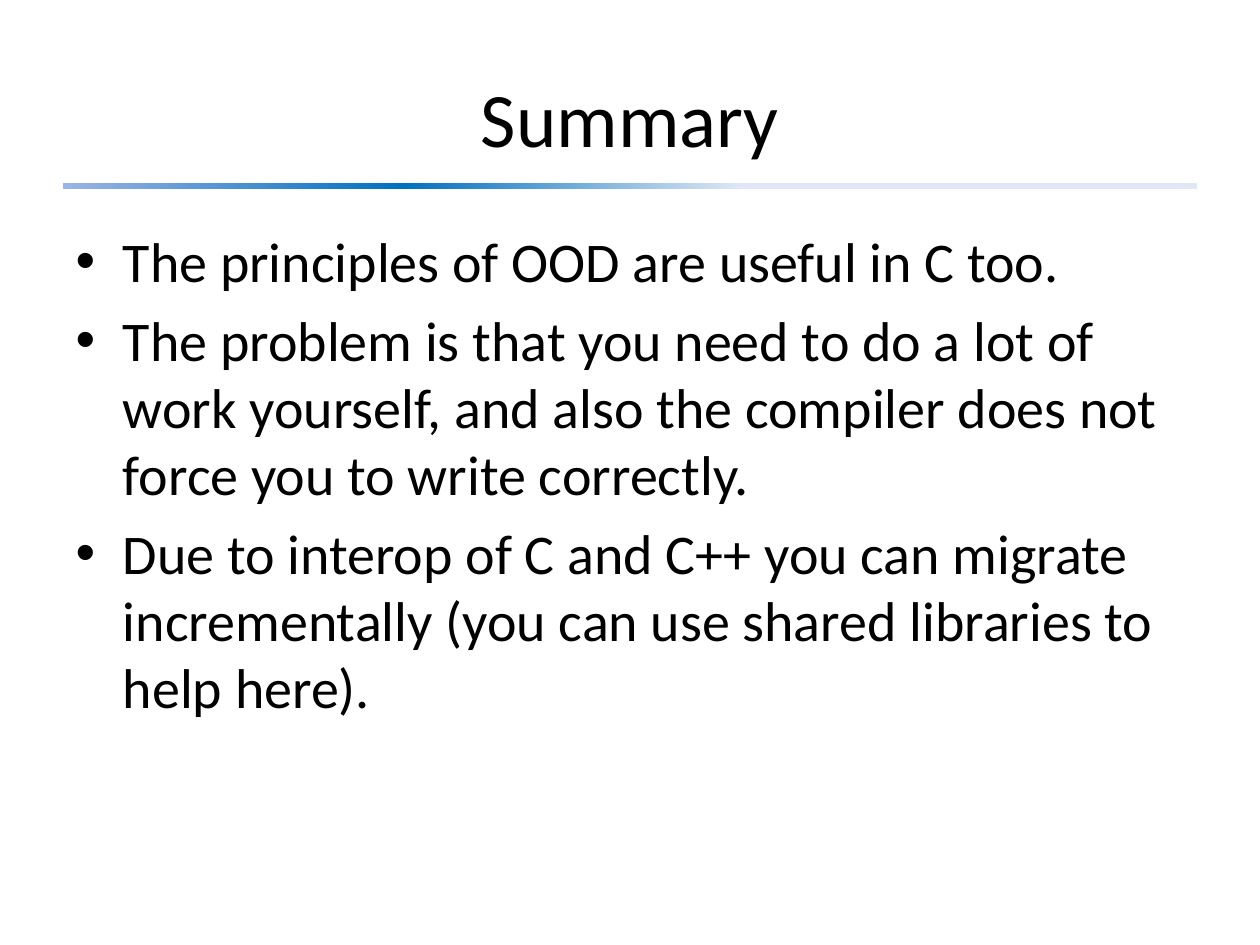
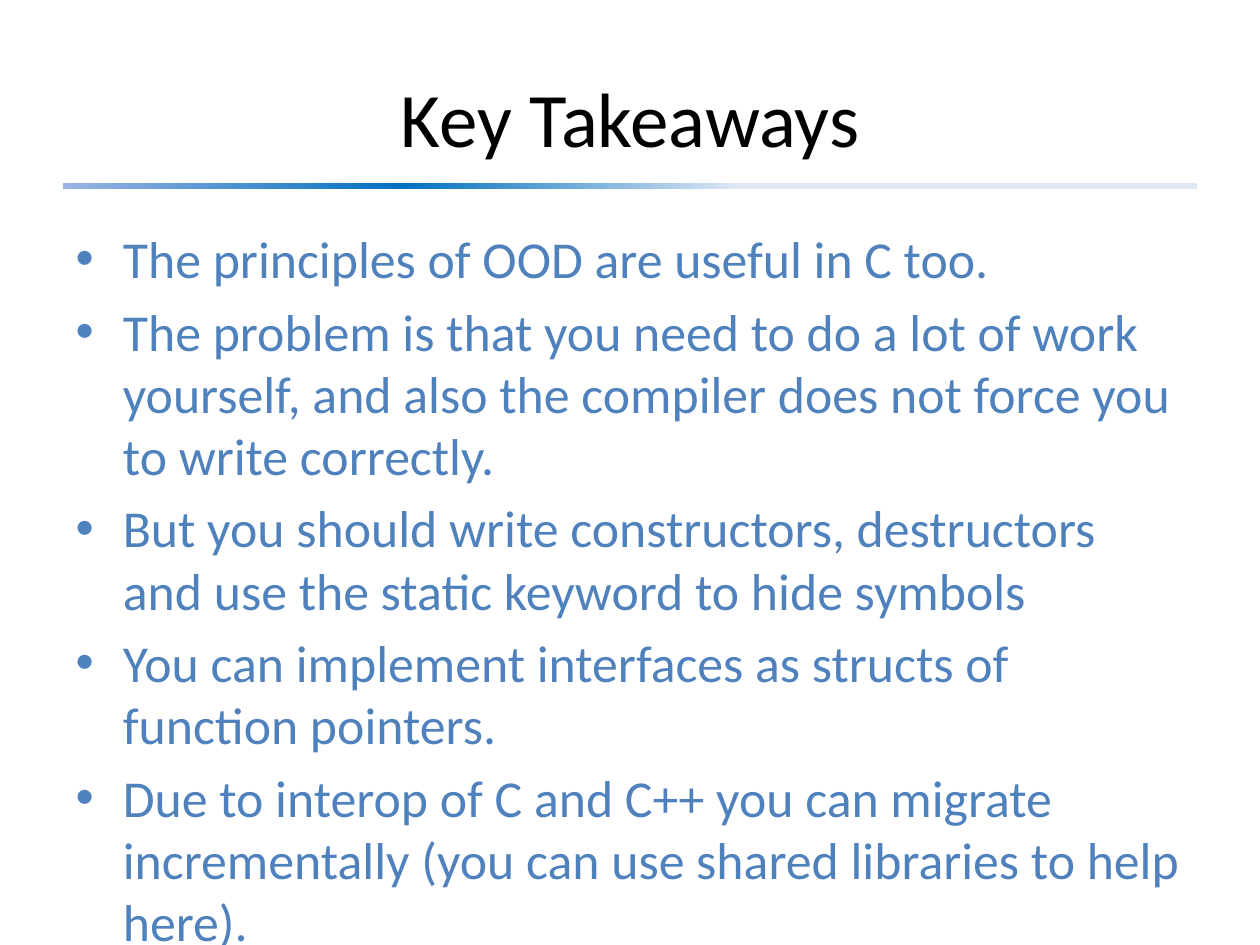
Before and after one commit to david-sackstein/solid-c-cpp, a slide deck: slide 11 of Module 5 - Object Oriented Design and C.pptx (slide 12 before the commit). Drawn at 1260x945 pixels with LibreOffice and Linux fonts; fonts in the diff are those of the drawing. Boxes give left, top, right and bottom in pixels: in the first picture for what was removed or moved away, otherwise in the second. Text is boxed around its words. In the diff, an @@ line names an element or a change of style, - is before the commit and + after.

```diff
--- a/Module 5 - Object Oriented Design and C.pptx
+++ b/Module 5 - Object Oriented Design and C.pptx
@@ title at [401, 93, 859, 160]: text changed @@
-Summary
+Key Takeaways
@@ text at [123, 242, 1179, 945]: size 32 to 29.6 pt, text colour #000000 to #4F81BD in "The principles of OOD are useful in ...", "The problem is that you need to ...", "Due to interop of C and C++ ..." @@
@@ text at [123, 511, 1096, 753]: paragraphs added @@
+• But you should write constructors, destructors and use the static keyword to hide symbols
+• You can implement interfaces as structs of function pointers.
```
Also in this commit, not shown: 6 other slides changed, 1 slide removed, 7 other files.
